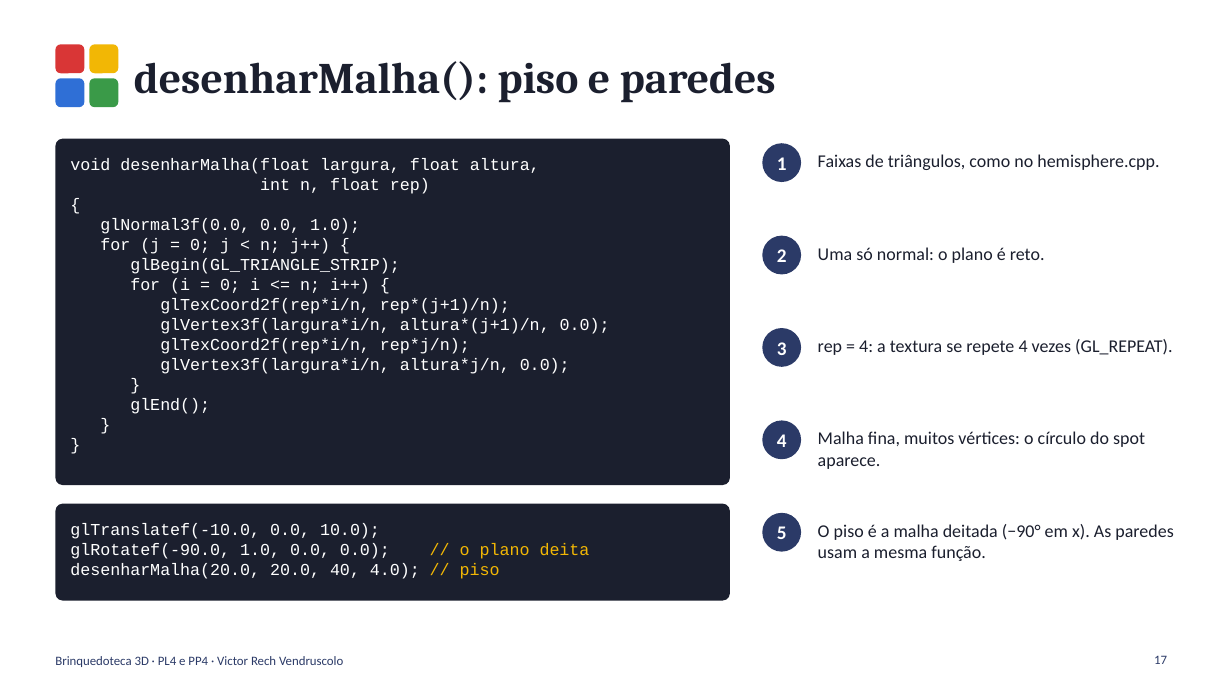
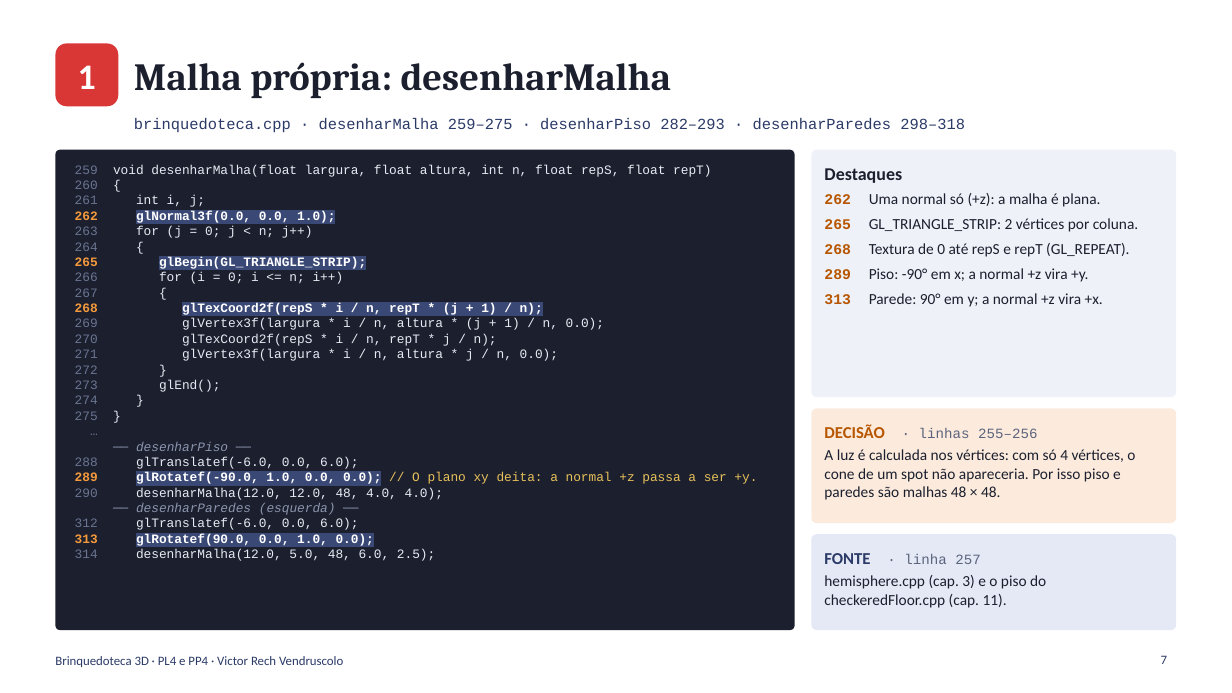
Before and after one commit to VictorVendruscolo/MyUniversity-sCodes, a slide deck: slide 7 of Computacao_Grafica/Trabalho2_CG/PL4_PP4_Victor_Rech_Vendruscolo.pptx (slide 17 before the commit). Drawn at 1232x693 pixels with LibreOffice and Linux fonts; fonts in the diff are those of the drawing. Boxes give left, top, right and bottom in pixels: in the first picture for what was removed or moved away, otherwise in the second. Text is boxed around its words. In the diff, an @@ line names an element or a change of style, - is before the commit and + after.

```diff
--- a/Computacao_Grafica/Trabalho2_CG/PL4_PP4_Victor_Rech_Vendruscolo.pptx
+++ b/Computacao_Grafica/Trabalho2_CG/PL4_PP4_Victor_Rech_Vendruscolo.pptx
@@ rounded rectangle "1": place and size @@
-rounded rectangle "1" at <box>762,143,801,182</box>
+rounded rectangle "1" at <box>55,43,118,106</box>
@@ rounded rectangle "1" at <box>55,43,118,106</box>: size 15 to 28 pt; ellipse to rounded rectangle; fill #2B3A67 to #D93636 @@
@@ rounded rectangle removed at <box>55,44,84,73</box> @@
@@ rounded rectangle removed at <box>90,44,118,73</box> @@
@@ rounded rectangle removed at <box>55,79,84,107</box> @@
@@ rounded rectangle removed at <box>90,79,118,107</box> @@
@@ title at <box>134,62,671,98</box>: text changed; size 34 to 30 pt @@
-desenharMalha(): piso e paredes
+Malha própria: desenharMalha
@@ text added at <box>134,118,965,132</box>, 12 pt, text #2B3A67 @@
+brinquedoteca.cpp · desenharMalha 259–275 · desenharPiso 282–293 · desenharParedes 298–318
@@ rounded rectangle "259 void desenharMalha(float largura, float ...": place and size @@
-rounded rectangle "259 void desenharMalha(float largura, float ..." at <box>55,139,730,485</box>
+rounded rectangle "259 void desenharMalha(float largura, float ..." at <box>55,150,795,630</box>
@@ rounded rectangle "259 void desenharMalha(float largura, float ..." at <box>55,150,795,630</box>: proportions changed @@
@@ text in rounded rectangle at <box>75,164,757,561</box>: text changed; size 13 to 10 pt; text colour #FFFFFF to #E6EAF2 @@
-void desenharMalha(float largura, float altura,
-int n, float rep)
-{
-glNormal3f(0.0, 0.0, 1.0);
-for (j = 0; j < n; j++) {
-glBegin(GL_TRIANGLE_STRIP);
-for (i = 0; i <= n; i++) {
-glTexCoord2f(rep*i/n, rep*(j+1)/n);
-glVertex3f(largura*i/n, altura*(j+1)/n, 0.0);
-glTexCoord2f(rep*i/n, rep*j/n);
-glVertex3f(largura*i/n, altura*j/n, 0.0);
-}
-glEnd();
-}
-}
+259 void desenharMalha(float largura, float altura, int n, float repS, float repT)
+260 {
+261 int i, j;
+262 glNormal3f(0.0, 0.0, 1.0);
+263 for (j = 0; j < n; j++)
+264 {
+265 glBegin(GL_TRIANGLE_STRIP);
+266 for (i = 0; i <= n; i++)
+267 {
+268 glTexCoord2f(repS * i / n, repT * (j + 1) / n);
+269 glVertex3f(largura * i / n, altura * (j + 1) / n, 0.0);
+270 glTexCoord2f(repS * i / n, repT * j / n);
+271 glVertex3f(largura * i / n, altura * j / n, 0.0);
+272 }
+273 glEnd();
+274 }
+275 }
+…
+── desenharPiso ──
+288 glTranslatef(-6.0, 0.0, 6.0);
+289 glRotatef(-90.0, 1.0, 0.0, 0.0); // O plano xy deita: a normal +z passa a ser +y.
+290 desenharMalha(12.0, 12.0, 48, 4.0, 4.0);
+── desenharParedes (esquerda) ──
+312 glTranslatef(-6.0, 0.0, 6.0);
+313 glRotatef(90.0, 0.0, 1.0, 0.0);
+314 desenharMalha(12.0, 5.0, 48, 6.0, 2.5);
@@ rounded rectangle added at <box>811,150,1177,397</box>, fill #EEF2F8, 12 pt, text #1B1F2E @@
+Destaques
+262 Uma normal só (+z): a malha é plana.
+265 GL_TRIANGLE_STRIP: 2 vértices por coluna.
+268 Textura de 0 até repS e repT (GL_REPEAT).
+289 Piso: -90° em x; a normal +z vira +y.
+313 Parede: 90° em y; a normal +z vira +x.
@@ text removed at <box>818,154,1159,170</box> @@
-Faixas de triângulos, como no hemisphere.cpp.
@@ ellipse removed at <box>762,236,801,274</box> @@
-2
@@ text removed at <box>818,247,1045,263</box> @@
-Uma só normal: o plano é reto.
@@ ellipse removed at <box>762,328,801,367</box> @@
-3
@@ text removed at <box>818,339,1173,355</box> @@
-rep = 4: a textura se repete 4 vezes (GL_REPEAT).
@@ rounded rectangle added at <box>811,409,1177,523</box>, fill #FCEBDD, 12 pt, text #1B1F2E @@
+DECISÃO · linhas 255–256
+A luz é calculada nos vértices: com só 4 vértices, o cone de um spot não apareceria. Por isso piso e paredes são malhas 48 × 48.
@@ ellipse removed at <box>762,421,801,459</box> @@
-4
@@ text removed at <box>818,431,1145,469</box> @@
-Malha fina, muitos vértices: o círculo do spot aparece.
@@ rounded rectangle removed at <box>55,504,730,601</box> @@
-glTranslatef(-10.0, 0.0, 10.0);
-glRotatef(-90.0, 1.0, 0.0, 0.0); // o plano deita
-desenharMalha(20.0, 20.0, 40, 4.0); // piso
@@ ellipse removed at <box>762,513,801,552</box> @@
-5
@@ rounded rectangle added at <box>811,534,1177,630</box>, fill #E4E9F5, 12 pt, text #1B1F2E @@
+FONTE · linha 257
+hemisphere.cpp (cap. 3) e o piso do checkeredFloor.cpp (cap. 11).
@@ text removed at <box>818,524,1173,561</box> @@
-O piso é a malha deitada (−90° em x). As paredes usam a mesma função.
@@ page number at <box>1161,655,1167,664</box>: text changed @@
-17
+7
```
Also in this commit, not shown: 4 other slides changed, 16 slides added, 16 slides removed, 7 other files.
